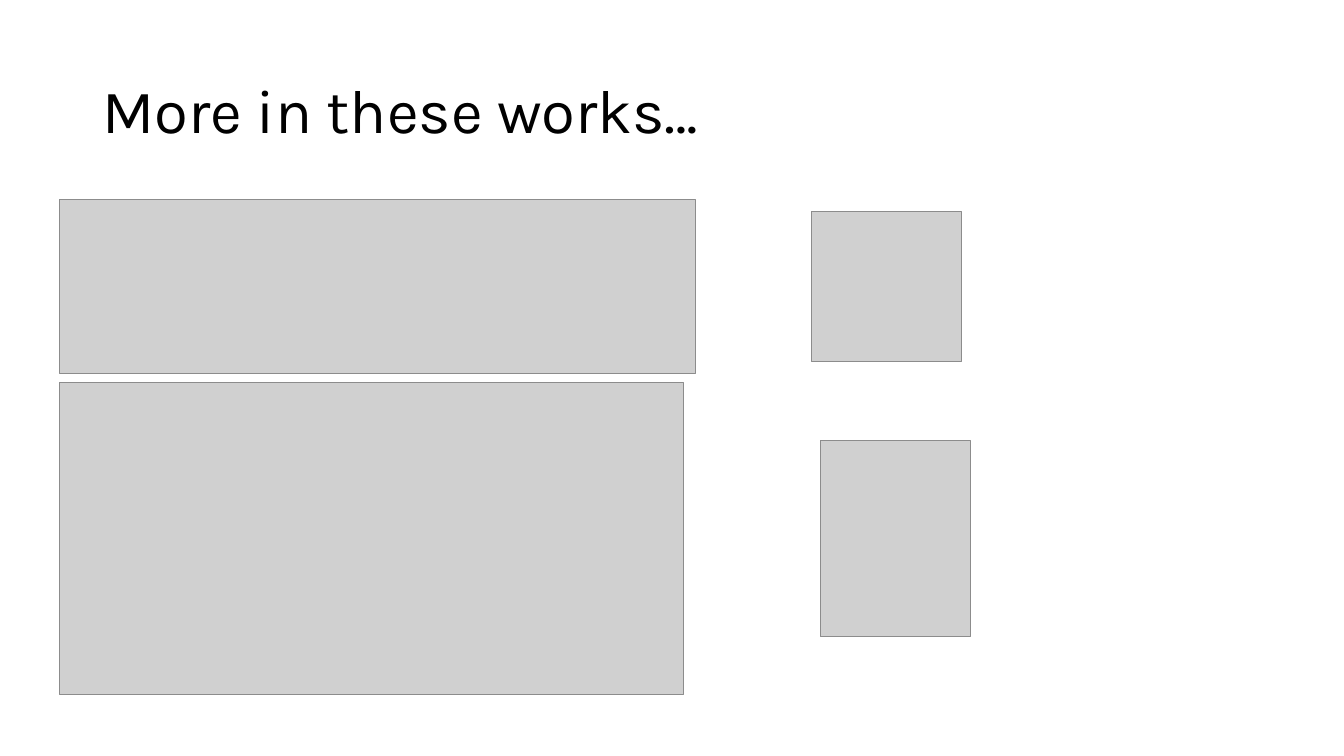
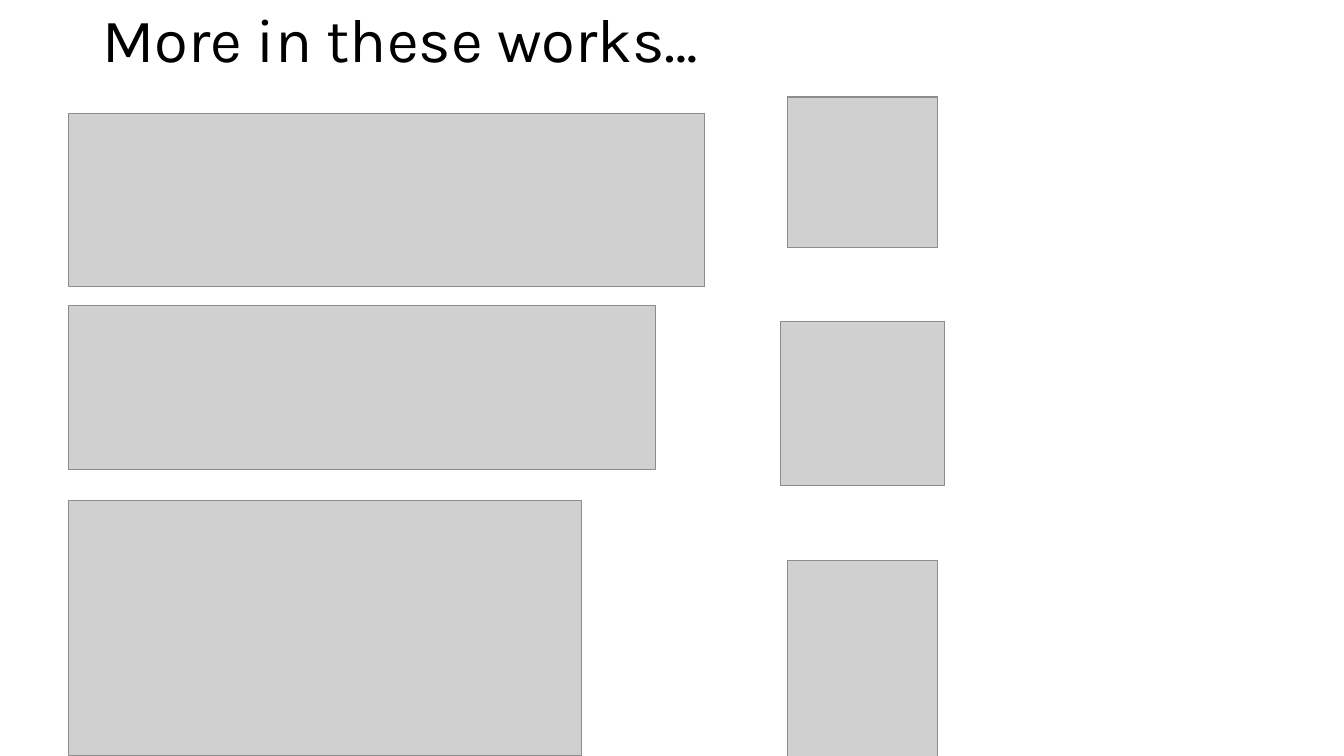
Before and after one commit to ttrikalin/des-R-course, a slide deck: slide 25 of master_files/materials/03_Sampling.pptx. Drawn at 1344x756 pixels with LibreOffice and Linux fonts; fonts in the diff are those of the drawing; grey boxes stand for pictures. Boxes give left, top, right and bottom in pixels: in the first picture for what was removed or moved away, otherwise in the second. Text is boxed around its words. In the diff, an @@ line names an element or a change of style, - is before the commit and + after.

```diff
--- a/master_files/materials/03_Sampling.pptx
+++ b/master_files/materials/03_Sampling.pptx
@@ title "More in these works…": place and size @@
-title "More in these works…" at [102,90,698,134]
+title "More in these works…" at [102,19,698,63]
@@ picture: place and size @@
-picture at [59,200,696,373]
+picture at [69,113,705,286]
@@ picture: place and size @@
-picture at [812,212,962,362]
+picture at [787,97,938,247]
@@ picture added at [69,306,655,470] @@
@@ picture added at [780,322,945,486] @@
@@ picture: place and size @@
-picture at [59,383,684,695]
+picture at [69,500,581,756]
@@ picture: place and size @@
-picture at [821,441,971,637]
+picture at [787,561,938,756]
```
Also in this commit, not shown: 28 other files.
